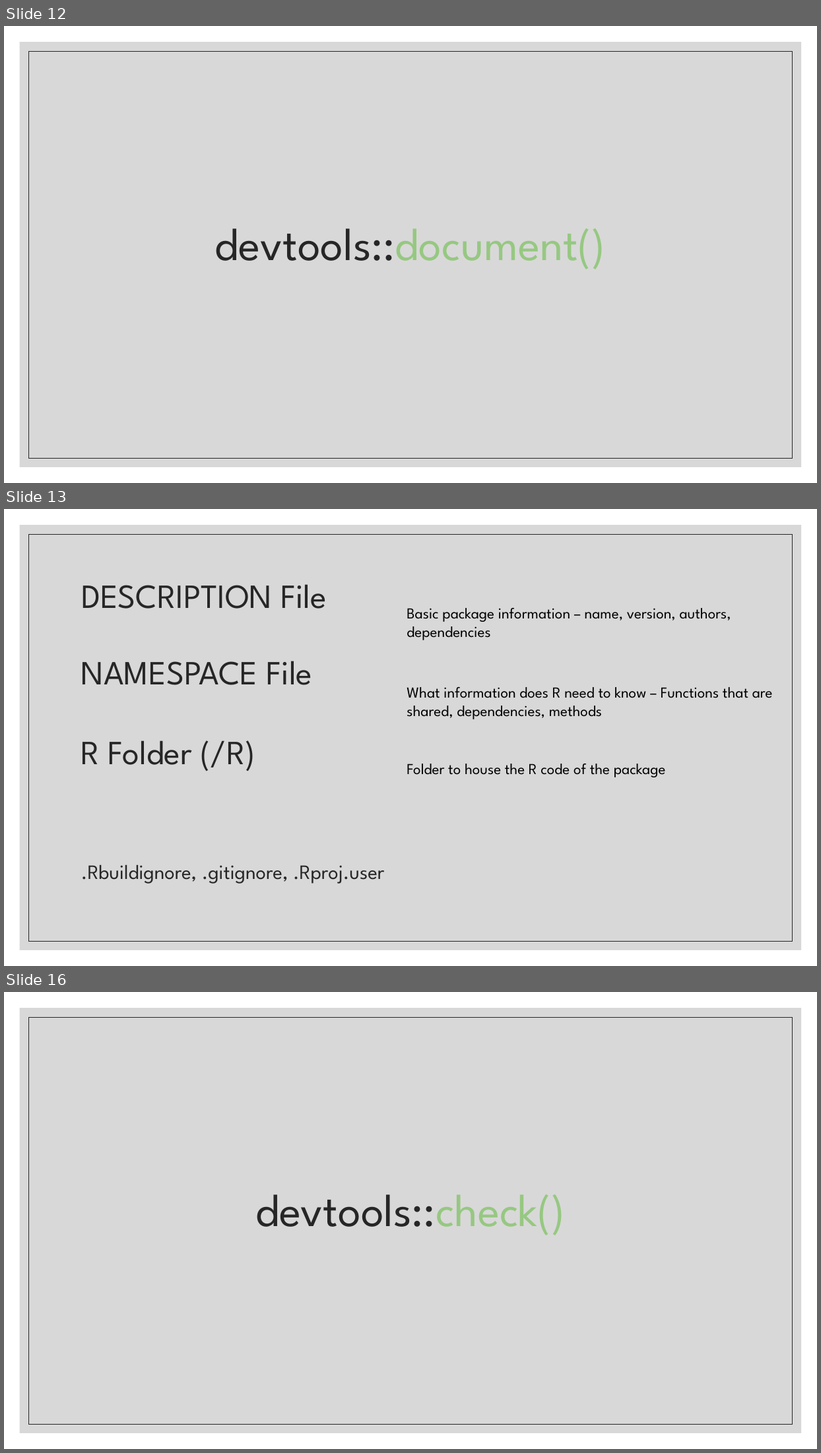
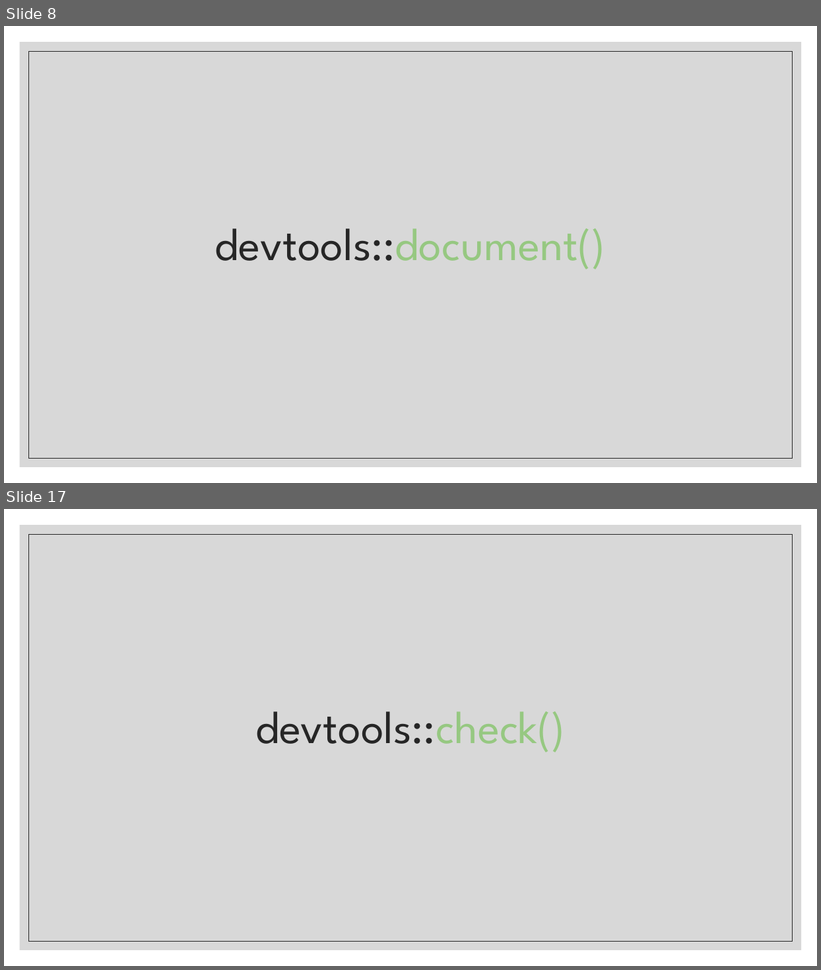
Before and after one commit to FredHutch/R_Package_Validation_Tutorial, a slide deck: Slides/Slides-02-Package_Elements_and_Structure/Slides-02-02-Package Documentation/Slides-02-02-Package_Documentation.pptx. Shown one above the other, each under a label of ours: slides 12, 13 and 16 before the commit, slides 8 and 17 after it; the slides between them are not shown. The pictures are 821x1453 and 821x970 pixels, drawn with LibreOffice and Linux fonts; fonts in the diff are those of the drawing. Boxes give left, top, right and bottom in pixels: in the first picture for what was removed or moved away, otherwise in the second. Text is boxed around its words. In the diff, an @@ line names an element or a change of style, - is before the commit and + after.

Commit message:
complete draft of S-02-02-Package Documentation

```diff
--- a/Slides/Slides-02-Package_Elements_and_Structure/Slides-02-02-Package Documentation/Slides-02-02-Package_Documentation.pptx
+++ b/Slides/Slides-02-Package_Elements_and_Structure/Slides-02-02-Package Documentation/Slides-02-02-Package_Documentation.pptx
@@ slide 13 removed at (4, 509, 817, 966), background #FFFFFF; not listed: 2 template elements that a slide beside it also shows @@
@@ title removed at (81, 584, 327, 609) @@
-DESCRIPTION File
@@ text removed at (407, 608, 731, 640) @@
-Basic package information – name, version, authors, dependencies
@@ text removed at (81, 661, 312, 685) @@
-NAMESPACE File
@@ text removed at (407, 687, 773, 720) @@
-What information does R need to know – Functions that are shared, dependencies, methods
@@ text removed at (81, 741, 255, 771) @@
-R Folder (/R)
@@ text removed at (407, 764, 666, 778) @@
-Folder to house the R code of the package
@@ text removed at (81, 865, 384, 884) @@
-.Rbuildignore, .gitignore, .Rproj.user
@@ what was slide 12 is now slide 8 @@
@@ what was slide 16 is now slide 17 @@
```
Also in this commit, not shown: 3 slides changed, 8 slides added, 5 other slides removed, 1 other file.
